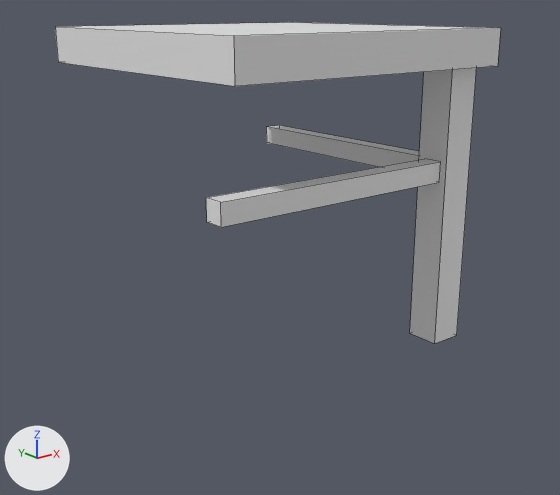
Renders of the OBJ model modern/models/multidecor_kitchen_modern_wooden_table_2.obj from each side of a commit.
One viewpoint serves both versions: a 50 mm lens placed at (-3.45, -4.41, 1.4), pointed at (0.11, 0.03, -0.38). Lighting does not change. The marker at lower left points along +X, +Y and +Z. Mesh edges are drawn as thin lines. Where no turn or scale is listed for an object, it has been applied to the vertices.

Before the edit, the objects in view are built like this:
```python
me_cube = bpy.data.meshes.new('Cube')
me_cube.from_pydata(...)  # 32 vertices, 21 faces; spans x -1.1..1.1, y -1.1..1.1, z -1.0..1.25
ob_cube = bpy.data.objects.new('Cube', me_cube)
ob_cube.location = (0.0, 0.0, 0.0)
```
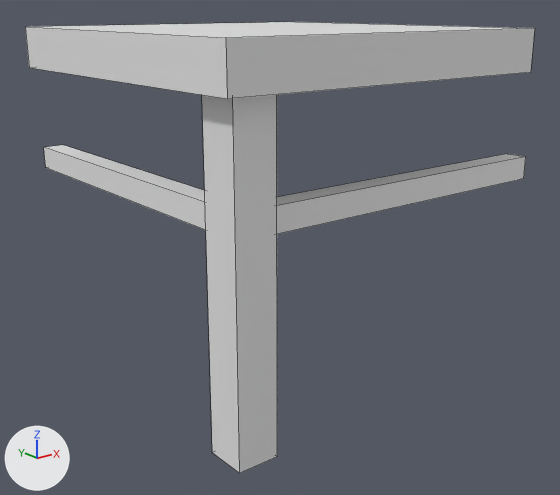
What the commit changed:
me_cube has 32 vertices, 21 faces and spans x -1.1..1.1, y -1.1..1.1, z -1.0..1.25.
me_cube is used by ob_cube; location (0.0, 0.0, 0.0).
me_cube part 1: a new loose piece, a box spanning x -1.26..1.26, y -1.26..1.26, z 0.96..1.25.
me_cube part 2: the loose piece of 8 vertices spanning x 0.75..1.0, y -1.0..-0.75, z -1.0..1.0 is turned -90 degrees about the z axis through its middle and scaled by 1.11, then moved by (-1.88, -0.13, -0.14).
me_cube part 3: the loose piece of 8 vertices spanning x 0.8..0.95, y -0.75..1.1, z 0.21..0.36 is scaled about its middle by (1.14, 1.31, -1.15), then moved by (-1.88, 0.18, -0.05).
me_cube part 4: the loose piece of 8 vertices spanning x -1.1..0.75, y -0.95..-0.8, z 0.21..0.36 is scaled about its middle by (-1.31, -1.14, 1.15), then moved by (0.53, -0.13, -0.05).
me_cube part 5: the loose piece of 8 vertices spanning x -1.1..1.1, y -1.1..1.1, z 1.0..1.25 is deleted.

Boxes [x1, y1, x2, y2] around the edits, measured in the pictures (560 x 495 px; the box of a moved part takes in the faces that stretch with it):
'Cube', reshaped (14% wider, 40% taller)
    before: [55, 22, 501, 343]
    after: [25, 22, 535, 473]
part 1 of me_cube, added
    after: [25, 22, 535, 99]
part 2 of me_cube, moved or reshaped
    before: [410, 68, 476, 343]
    after: [202, 95, 277, 473]
part 3 of me_cube, moved or reshaped
    before: [266, 125, 420, 167]
    after: [44, 145, 206, 230]
part 4 of me_cube, moved or reshaped
    before: [206, 159, 441, 227]
    after: [277, 154, 526, 234]
part 5 of me_cube, deleted
    before: [55, 22, 501, 86]
